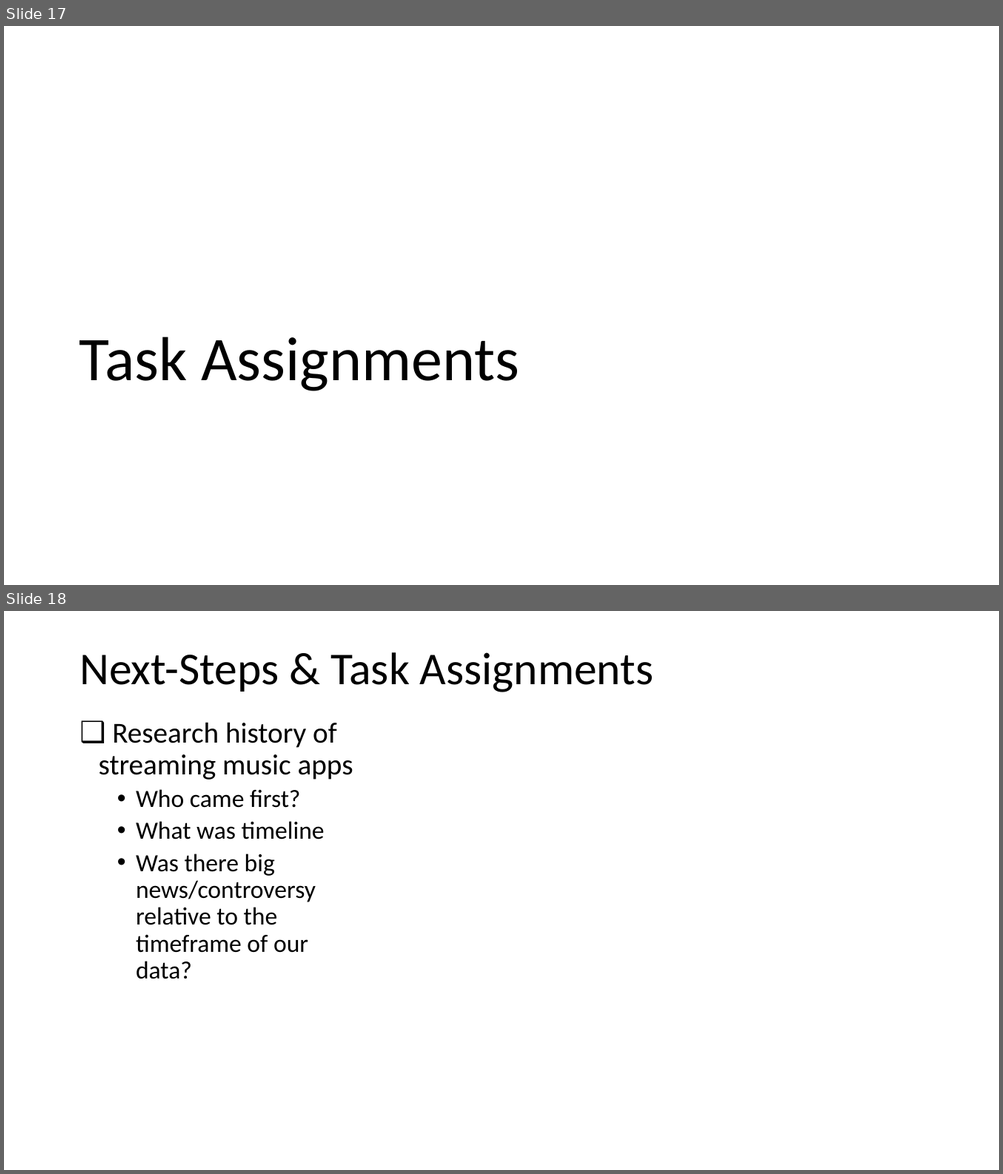
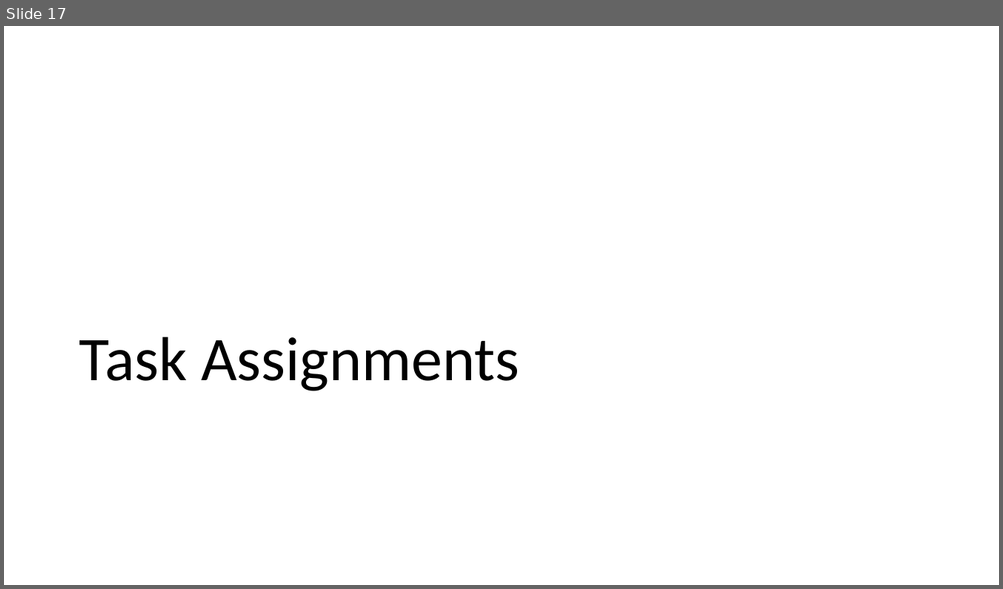
Before and after one commit to ahgraber/AmazonSemantics, a slide deck: MIS612 Project Busn Analysis.pptx. Shown one above the other, each under a label of ours: slides 17 and 18 before the commit, slide 17 after it. The pictures are 1003x1174 and 1003x589 pixels, drawn with LibreOffice and Linux fonts; fonts in the diff are those of the drawing. Boxes give left, top, right and bottom in pixels: in the first picture for what was removed or moved away, otherwise in the second. Text is boxed around its words. In the diff, an @@ line names an element or a change of style, - is before the commit and + after.

```diff
--- a/MIS612 Project Busn Analysis.pptx
+++ b/MIS612 Project Busn Analysis.pptx
@@ slide 18 removed at <box>4,611,999,1170</box>, background #FFFFFF @@
@@ title removed at <box>79,652,653,692</box> @@
-Next-Steps & Task Assignments
@@ text removed at <box>99,722,353,980</box> @@
-❑ Research history of streaming music apps
-  • Who came first?
-  • What was timeline
-  • Was there big news/controversy relative to the timeframe of our data?
```
Also in this commit, not shown: 6 slides changed, 3 other files.
